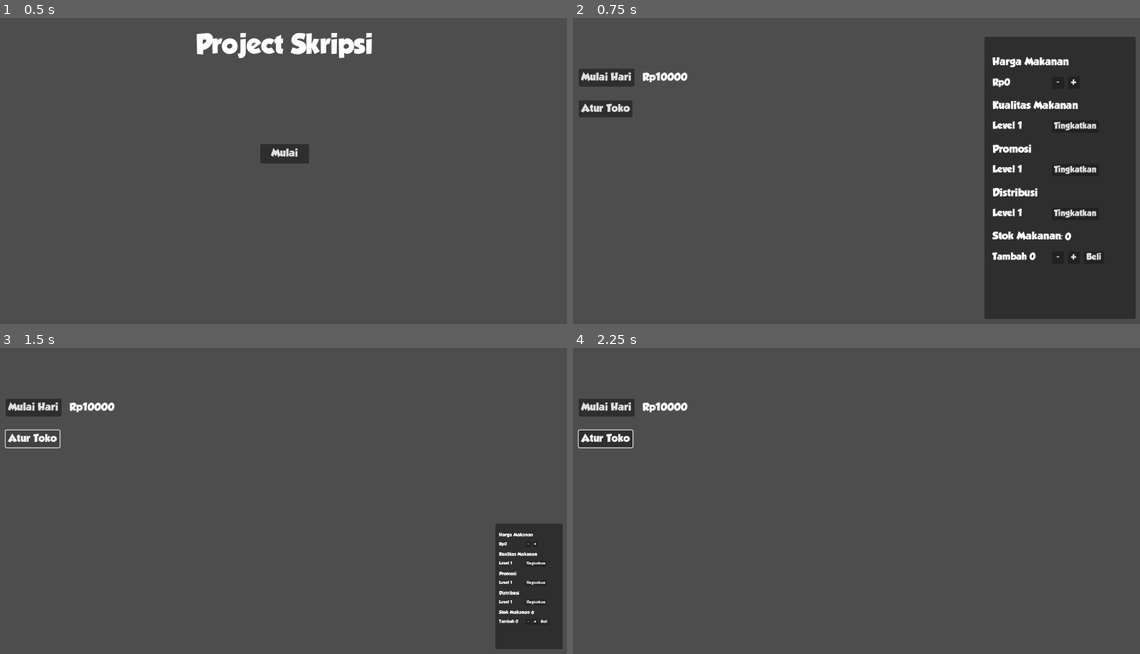
Above: before the commit, frames 1-4 (two rows, left to right).
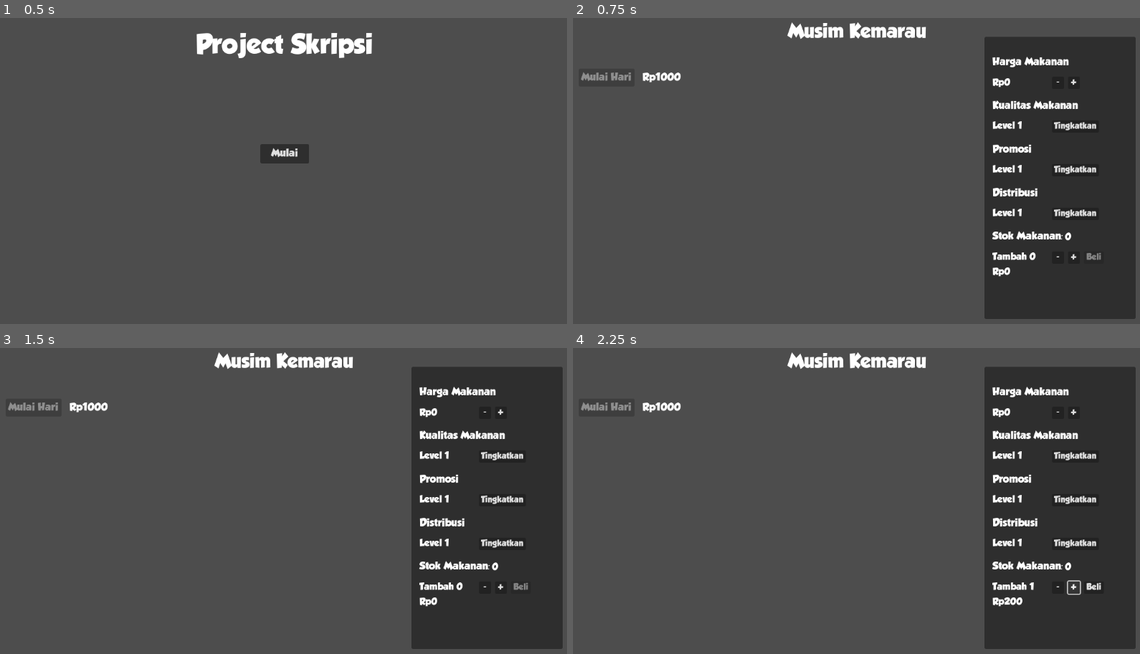
Above: after the commit, the same moments.

Repository: nyomanari21/GameProjectSkripsi
Game: Godot game, scene res://Scenes/MainMenu.tscn
Same seed, same stepped clock (60 frames per second), same inputs: the game is played once before the commit and once after it.
Inputs (mouse positions are in pixels of both pictures, inside the frame that each line leads up to):
- Up to frame 1 (0.5 s): no input
- Up to frame 2 (0.75 s): click "Mulai" at 0.5 s
- Up to frame 3 (1.5 s): click (34, 439) at 1.25 s, where only the run before the commit has a clickable "Atur Toko"
- Up to frame 4 (2.25 s): click "+" at 2 s

Frame 1 is identical in both runs. In frame 2, 1.5% of the frame differs, in the area x 1-94%, y 1-85%; in frame 3, 21%; in frame 4, 26%, in the area x 0-100%, y 1-99%.

Commit message:
Progres 7
Update:
- Pembelian stok makanan akan mengurangi uang pemain sebanyak harga yang telah ditentukan
- Transaksi ketika hari dimulai hanya terjadi jika stok makanan masih tersedia
- Tambah sistem musim (implementasi baru sampai mengubah musim setelah siklus musim habis)

Diff:
--- a/Game/Scenes/Game.tscn
+++ b/Game/Scenes/Game.tscn
@@ -55,15 +55,16 @@
 theme_override_font_sizes/font_size = 20
 text = "(money)"
 
-[node name="ButtonShopSettings" type="Button" parent="UI"]
-layout_mode = 0
-offset_left = 16.0
-offset_top = 192.0
-offset_right = 124.0
-offset_bottom = 226.0
-theme_override_fonts/font = ExtResource("3")
-theme_override_font_sizes/font_size = 20
-text = "Atur Toko"
+[node name="LabelSeason" type="Label" parent="UI"]
+layout_mode = 0
+offset_top = 24.0
+offset_right = 1152.0
+offset_bottom = 88.0
+theme_override_fonts/font = ExtResource("3")
+theme_override_font_sizes/font_size = 36
+text = "(season)"
+horizontal_alignment = 1
+vertical_alignment = 1
 
 [node name="PanelShopSettings" type="Panel" parent="UI"]
 layout_mode = 1
@@ -251,6 +252,16 @@
 text = "(foodStockIncrease)"
 vertical_alignment = 1
 
+[node name="LabelFoodStockTotalPrice" type="Label" parent="UI/PanelShopSettings"]
+layout_mode = 0
+offset_left = 16.0001
+offset_top = 464.0
+offset_right = 211.0
+offset_bottom = 487.0
+theme_override_fonts/font = ExtResource("3")
+theme_override_font_sizes/font_size = 18
+text = "(labelFoodStockTotalPrice)"
+
 [node name="ButtonFoodStockPlus" type="Button" parent="UI/PanelShopSettings"]
 layout_mode = 0
 offset_left = 168.0
@@ -295,7 +306,6 @@
 [node name="TimerTransaction" type="Timer" parent="."]
 
 [connection signal="pressed" from="UI/ButtonStartDay" to="." method="_on_ButtonStartDay_pressed"]
-[connection signal="pressed" from="UI/ButtonShopSettings" to="." method="_on_ButtonShopSettings_pressed"]
 [connection signal="pressed" from="UI/PanelShopSettings/ButtonFoodPricePlus" to="." method="_on_ButtonFoodPricePlus_pressed"]
 [connection signal="pressed" from="UI/PanelShopSettings/ButtonFoodPriceMin" to="." method="_on_ButtonFoodPriceMin_pressed"]
 [connection signal="pressed" from="UI/PanelShopSettings/ButtonLevelProductUpgrade" to="." method="_on_buttonLevelProductUpgrade_pressed"]
--- a/Game/Scripts/Game.gd
+++ b/Game/Scripts/Game.gd
@@ -7,6 +7,9 @@
 var timerTransactionStart = false # Variabel penyimpan status 'TimerTransaction'
 var panelShopSettingsOpened = true # Variabel penyimpan status 'PanelShopSettings'
 var foodStockIncrease = 0 # Variabel penyimpan jumlah penambahan stok makanan
+var foodStockTotalPrice = 0 # Variabel penyimpan total harga stok makanan
+var season = "Kemarau" # Variabel penyimpan musim dalam permainan (kemarau dan penghujan)
+var seasonCycle = 2 # Variabel penyimpan siklus musim
 
 # Called when the node enters the scene tree for the first time.
 func _ready():
@@ -14,14 +17,30 @@
 
 # Called every frame. 'delta' is the elapsed time since the previous frame.
 func _process(delta):
+	$UI/LabelSeason.text = "Musim " + season
 	$UI/LabelMoney.text = "Rp" + str(shop.getMoney()) # Menampilkan uang yang dimiliki pemain saat ini
 	$UI/PanelShopSettings/LabelFoodPrice.text = "Rp" + str(shop.getFoodPrice()) # Menampilkan harga makanan saat ini
 	$UI/PanelShopSettings/LabelLevelProduct.text = "Level " + str(shop.getLevelProduct()) # Menampilkan level kualitas makanan
 	$UI/PanelShopSettings/LabelLevelPromotion.text = "Level " + str(shop.getLevelPromotion()) # Menampilkan level promosi
 	$UI/PanelShopSettings/LabelLevelPlacement.text = "Level " + str(shop.getLevelPlacement()) # Menampilkan level distribusi
 	$UI/PanelShopSettings/LabelFoodStock.text = str(shop.getFoodStock()) # Menampilkan stok makanan
-	$UI/PanelShopSettings/LabelFoodStockIncrease.text = "Tambah " + str(foodStockIncrease)
+	$UI/PanelShopSettings/LabelFoodStockIncrease.text = "Tambah " + str(foodStockIncrease) # Menampilkan
+	$UI/PanelShopSettings/LabelFoodStockTotalPrice.text = "Rp" + str(foodStockTotalPrice)
 	$TimerTransaction.wait_time = 2 # Atur frekuensi transaksi yang terjadi
+
+	# Nonaktifkan tombol 'ButtonStartDay' jika stok makanan masih kosong atau harga makanan masih 0
+	# atau hari sudah mulai
+	if shop.getFoodStock() == 0 || shop.getFoodPrice() == 0 || timerStartDayStart == true:
+		$UI/ButtonStartDay.disabled = true
+	else:
+		$UI/ButtonStartDay.disabled = false
+
+	# Nonaktifkan tombol 'ButtonFoodStockPurchase' jika tidak ada stok yang dibeli
+	# dan uang pemain tidak cukup
+	if foodStockIncrease == 0 || shop.getMoney() < foodStockTotalPrice:
+		$UI/PanelShopSettings/ButtonFoodStockPurchase.disabled = true
+	else:
+		$UI/PanelShopSettings/ButtonFoodStockPurchase.disabled = false
 
 # Fungsi tombol 'ButtonStartDay' ketika di klik akan memulai timer 'TimerStartDay' dan 'TimerTransaction'
 func _on_ButtonStartDay_pressed():
@@ -33,12 +52,9 @@
 		$TimerStartDay.start()
 		$TimerTransaction.start()
 		$UI/ButtonStartDay.disabled = true
-		$UI/ButtonShopSettings.disabled = true
 
-		# Jika panel 'PanelShopSettings' masih terbuka, panel akan ditutup
-		if panelShopSettingsOpened == true:
-			$UI/PanelShopSettings/AnimationPlayer.play_backwards("Popup")
-			panelShopSettingsOpened = false
+		# Tutup panel 'PanelShopSettings'
+		$UI/PanelShopSettings/AnimationPlayer.play_backwards("Popup")
 
 # Fungsi timer timeout 'TimerStartDay' ketika waktu selesai akan memberhentikan progres hari tersebut
 func _on_TimerStartDay_timeout():
@@ -50,24 +66,27 @@
 		$TimerStartDay.stop()
 		$TimerTransaction.stop()
 		$UI/ButtonStartDay.disabled = false
-		$UI/ButtonShopSettings.disabled = false
+		$UI/PanelShopSettings/AnimationPlayer.play("Popup")
+
+		# Update siklus musim
+		seasonCycle -= 1
+
+		# Ganti musim jika siklus sudah habis
+		if seasonCycle == 0:
+			seasonCycle = 2
+			if season == "Kemarau":
+				season = "Penghujan"
+			else:
+				season = "Kemarau"
 
 # Fungsi timer timeout 'TimerTransaction' untuk mengatur frekuensi banyaknya transaksi yang terjadi
 # ketika 'ButtonStartDay' di klik dan 'TimerStartDay' berjalan
 func _on_TimerTransaction_timeout():
-	# Ketika timer selesai, akan menambahkan uang pemain
-	shop.setMoney(shop.getMoney() + shop.getFoodPrice())
-
-# Fungsi pengatur panel PanelShopSettings
-func _on_ButtonShopSettings_pressed():
-	# Jika panel belum terbuka, ketika di klik akan membuka panel
-	if panelShopSettingsOpened == false:
-		$UI/PanelShopSettings/AnimationPlayer.play("Popup")
-		panelShopSettingsOpened = true
-	# Jika panel sudah terbuka, ketika di klik akan menutup panel
-	else:
-		$UI/PanelShopSettings/AnimationPlayer.play_backwards("Popup")
-		panelShopSettingsOpened = false
+	# Ketika timer selesai, akan menambahkan uang pemain jika stok makanan masih tersedia
+	# dan mengurangi stok makanan
+	if shop.getFoodStock() > 0:
+		shop.setMoney(shop.getMoney() + shop.getFoodPrice())
+		shop.setFoodStock(shop.getFoodStock() - 1)
 
 # Fungsi penaik harga makanan
 func _on_ButtonFoodPricePlus_pressed():
@@ -99,19 +118,30 @@
 # Fungsi penaik jumlah stok makanan yang ingin ditambah
 func _on_buttonFoodStockPlus_pressed():
 	# Jika tombol di klik, naikkan penambah stok makanan sebesar 1
+	# dan update total harga pembelian stok makanan
 	foodStockIncrease += 1
+	foodStockTotalPrice = shop.getFoodStockPrice() * foodStockIncrease
 
 # Fungsi penurun jumlah stok makanan yang ingin ditambah
 func _on_buttonFoodStockMinus_pressed():
 	# Jika tombol di klik dan penambah stok makanan tidak 0, naikkan penambah stok makanan sebesar 1
-	# (penambah stok makanan tidak akan bernilai negatif)
+	# (penambah stok makanan tidak akan bernilai negatif) dan update total harga pembelian stok makanan
 	if foodStockIncrease != 0:
 		foodStockIncrease -= 1
+		foodStockTotalPrice = shop.getFoodStockPrice() * foodStockIncrease
+
+	# Nonaktifkan tombol buttonFoodStockPurchase ketika uang pemain tidak cukup
+	if shop.getMoney() < foodStockTotalPrice:
+		$UI/PanelShopSettings/ButtonFoodStockPurchase.disabled = true
+	else:
+		$UI/PanelShopSettings/ButtonFoodStockPurchase.disabled = false
 
 # Fungsi membeli stok makanan
 func _on_buttonFoodStockPurchase_pressed():
-	# Jika penambah stok makanan tidak 0, tambah stok makanan
-	# lalu reset penambah stok makanan menjadi 0
-	if foodStockIncrease != 0:
+	# Jika penambah stok makanan tidak 0, tambah stok makanan, kurangi uang pemain
+	# lalu reset penambah stok makanan dan total harga pembelian stok makanan menjadi 0
+	if foodStockIncrease != 0 && shop.getMoney() >= foodStockTotalPrice:
 		shop.setFoodStock(shop.getFoodStock() + foodStockIncrease)
+		shop.setMoney(shop.getMoney() - foodStockTotalPrice)
 		foodStockIncrease = 0
+		foodStockTotalPrice = 0
--- a/Game/Scripts/Shop.gd
+++ b/Game/Scripts/Shop.gd
@@ -2,12 +2,13 @@
 extends Control
 
 
-var money:int = 10000: get = getMoney, set = setMoney # Variabel penyimpan uang toko pemain
+var money:int = 1000: get = getMoney, set = setMoney # Variabel penyimpan uang toko pemain
 var foodPrice:int = 0: get = getFoodPrice, set = setFoodPrice # Variabel penyimpan harga makanan
 var levelProduct:int = 1: get = getLevelProduct, set = setLevelProduct # Variabel penyimpan level kualitas produk makanan
 var levelPromotion:int = 1: get = getLevelPromotion, set = setLevelPromotion # Variabel penyimpan level promosi
 var levelPlacement:int = 1: get = getLevelPlacement, set = setLevelPlacement # Variabel penyimpan level distribusi
 var foodStock:int = 0: get = getFoodStock, set = setFoodStock # Variabel penyimpan stok makanan
+var foodStockPrice:int = 200: get = getFoodStockPrice, set = setFoodStockPrice # Variabel penyimpan modal stok makanan
 
 
 # Setter dan Getter uang toko
@@ -51,3 +52,10 @@
 
 func getFoodStock():
 	return foodStock
+
+# Setter dan Getter modal stok makanan
+func setFoodStockPrice(newFoodStockPrice):
+	foodStockPrice = newFoodStockPrice
+
+func getFoodStockPrice():
+	return foodStockPrice
